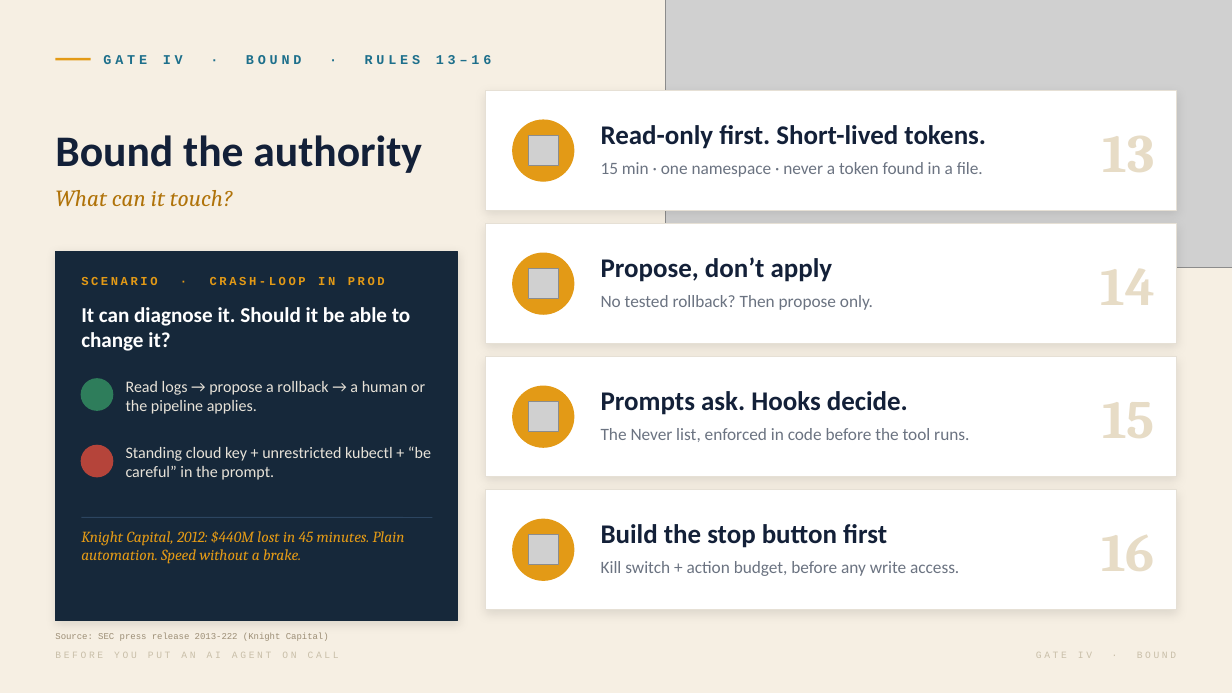
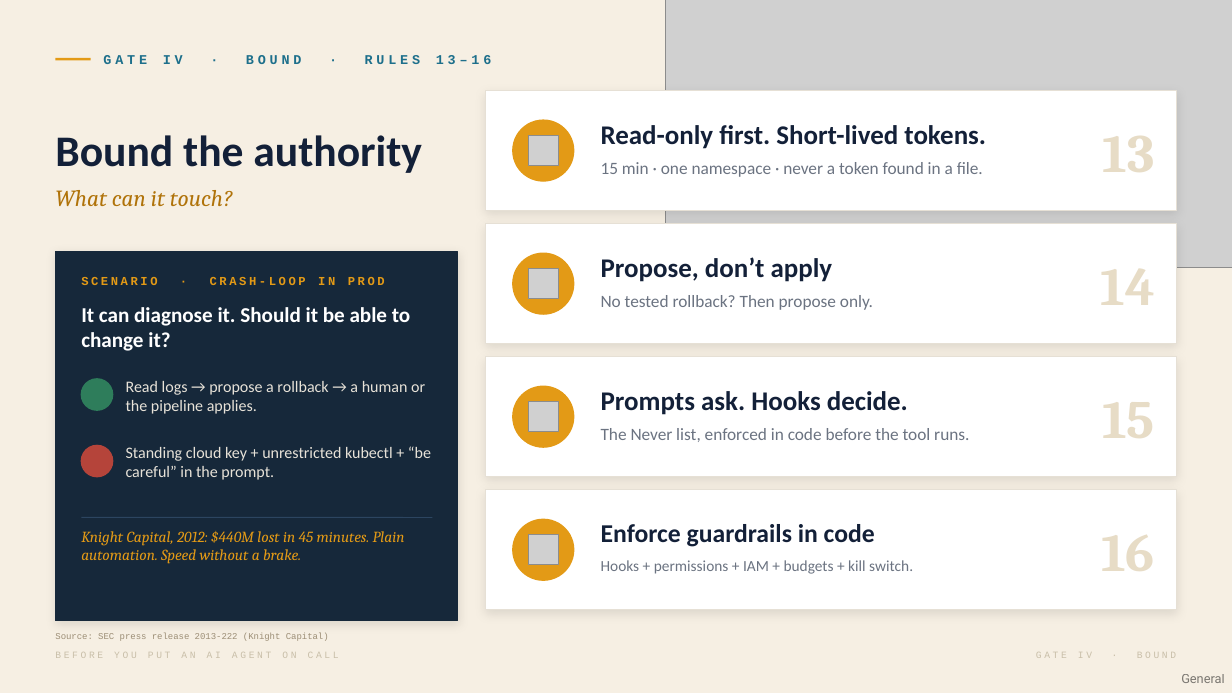
Before and after one commit to hanygheit/ai-agent-on-call, a slide deck: slide 15 of presentation/Before-You-Put-an-AI-Agent-on-Call-DevOpsDays-Cairo-2026.pptx (slide 14 before the commit). Drawn at 1232x693 pixels with LibreOffice and Linux fonts; fonts in the diff are those of the drawing; grey boxes stand for pictures; background and template pictures are left out. Boxes give left, top, right and bottom in pixels: in the first picture for what was removed or moved away, otherwise in the second. Text is boxed around its words. In the diff, an @@ line names an element or a change of style, - is before the commit and + after.

```diff
--- a/presentation/Before-You-Put-an-AI-Agent-on-Call-DevOpsDays-Cairo-2026.pptx
+++ b/presentation/Before-You-Put-an-AI-Agent-on-Call-DevOpsDays-Cairo-2026.pptx
@@ text at box(601, 524, 875, 547): text changed; size 21 to 20 pt @@
-Build the stop button first
+Enforce guardrails in code
@@ text at box(601, 560, 913, 574): text changed; size 13.5 to 12 pt @@
-Kill switch + action budget, before any write access.
+Hooks + permissions + IAM + budgets + kill switch.
@@ text added at box(1181, 674, 1224, 683), 10 pt, text #000000 at 50% opacity @@
+General
```
Also in this commit, not shown: 20 other slides changed, 2 slides added, 1 slide removed, 2 other files.
